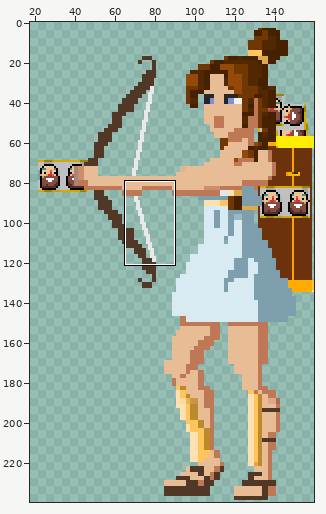
Sprite sheet: assets/artemisBow3.png. The picture above shows the old version from afar; the outline marks the close-up.
Close-up. Before the commit:
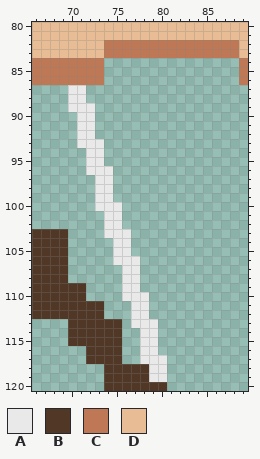
The file is 160x240 pixels. Colours within 5 levels of each other are drawn and written as one. Shown: x 66..89, y 80..120. The wide view leaves out empty margins. The commit also changed other parts of the picture, which this record leaves out.
Palette (. is transparent): A #e9e9e9  B #513726  C #be7856  D #e8bc95
Pixels before, first column x 66:
 80 DDDDDDDDDDDDDDDDDDDDDDDD
 81 DDDDDDDDDDDDDDDDDDDDDDDD
 82 DDDDDDDDCCCCCCCCCCCCCCCD
 83 DDDDDDDDCCCCCCCCCCCCCCCD
 84 CCCCCCCC...............C
 85 CCCCCCCC...............C
 86 CCCCCCCC...............C
 87 ....AA..................
 88 ....AA..................
 89 ....AAA.................
 90 .....AA.................
 91 .....AA.................
 92 .....AA.................
 93 .....AAA................
 94 ......AA................
 95 ......AA................
 96 ......AAA...............
 97 .......AA...............
 98 .......AA...............
 99 .......AA...............
100 .......AAA..............
101 ........AA..............
102 ........AA..............
103 BBBB....AAA.............
104 BBBB.....AA.............
105 BBBB.....AA.............
106 BBBB.....AAA............
107 BBBB......AA............
108 BBBB......AA............
109 BBBBBB....AA............
110 BBBBBB....AAA...........
111 BBBBBBBB...AA...........
112 BBBBBBBB...AA...........
113 ....BBBBBB.AAA..........
114 ....BBBBBB..AA..........
115 ....BBBBBB..AA..........
116 ......BBBB..AA..........
117 ......BBBB..AAA.........
118 ........BBBBBAA.........
119 ........BBBBBAA.........
120 ........BBBBBBB.........
New version:
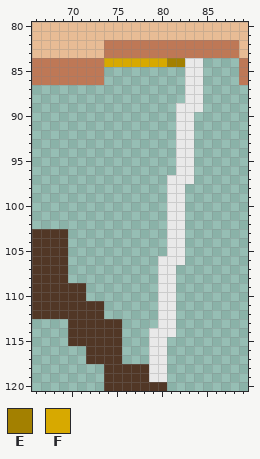
Colours new in this view: E #a38000  F #d7a900
Changes in this commit:
Changed rows in their new state; - is an unchanged pixel.
first column x 70:
 84 ----FFFFFFFEEAA
 85 -------------AA
 86 -------------AA
 87 ..-----------AA
 88 ..-----------AA
 89 ...---------AAA
 90 -..---------AA-
 91 -..---------AA-
 92 -..---------AA-
 93 -...--------AA-
 94 --..--------AA-
 95 --..--------AA-
 96 --...-------AA-
 97 ---..------AAA-
 98 ---..------AA--
 99 ---..------AA--
100 ---...-----AA--
101 ----..-----AA--
102 ----..-----AA--
103 ----...----AA--
104 -----..----AA--
105 -----..----AA--
106 -----...--AAA--
107 ------..--AA---
108 ------..--AA---
109 ------..--AA---
110 ------...-AA---
111 -------..-AA---
112 -------..-AA---
113 -------...AA---
114 --------.-AA---
115 --------.-A----
116 --------.-A----
117 --------.------
